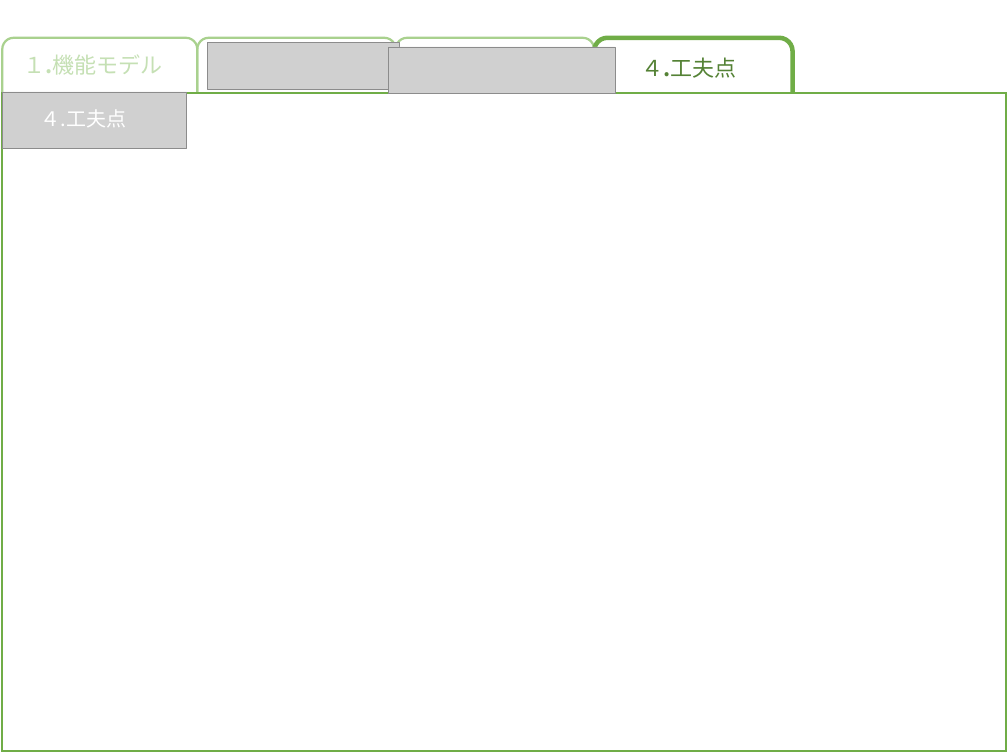
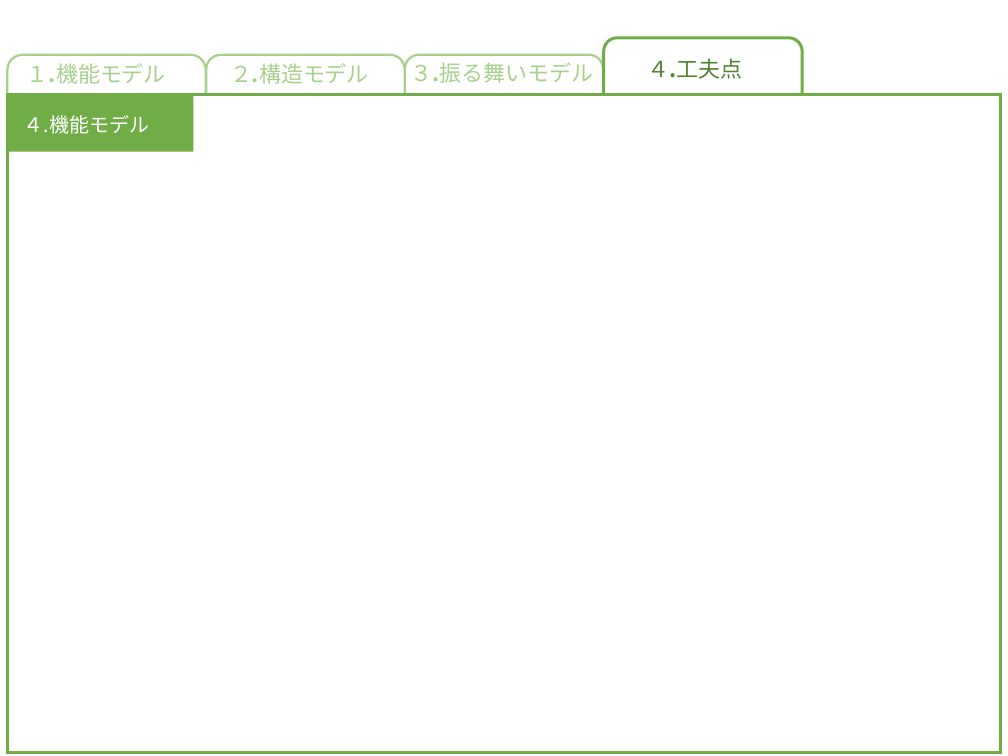
Before and after one commit to akita-lab-2019/model, a slide deck: slide 5 of model_file_template_primary.pptx. Drawn at 1008x756 pixels with LibreOffice and Linux fonts; fonts in the diff are those of the drawing; grey boxes stand for pictures. Boxes give left, top, right and bottom in pixels: in the first picture for what was removed or moved away, otherwise in the second. Text is boxed around its words. In the diff, an @@ line names an element or a change of style, - is before the commit and + after.

```diff
--- a/model_file_template_primary.pptx
+++ b/model_file_template_primary.pptx
@@ rounded rectangle resized from (x1=2, y1=37, x2=197, y2=106) to (x1=7, y1=55, x2=206, y2=145) @@
@@ text "１.機能モデル" moved from (x1=23, y1=54, x2=162, y2=75) to (x1=27, y1=63, x2=166, y2=84) @@
@@ text "１.機能モデル" at (x1=27, y1=63, x2=166, y2=84): text colour #C5E0B4 to #A9D18E @@
@@ rounded rectangle resized from (x1=197, y1=37, x2=396, y2=106) to (x1=206, y1=55, x2=405, y2=163) @@
@@ rounded rectangle at (x1=206, y1=55, x2=405, y2=163): proportions changed @@
@@ picture removed at (x1=208, y1=43, x2=400, y2=90) @@
@@ picture removed at (x1=388, y1=47, x2=615, y2=94) @@
@@ rounded rectangle resized from (x1=396, y1=37, x2=595, y2=106) to (x1=405, y1=55, x2=603, y2=140) @@
@@ rounded rectangle moved from (x1=594, y1=37, x2=793, y2=134) to (x1=604, y1=38, x2=803, y2=135) @@
@@ rounded rectangle at (x1=604, y1=38, x2=803, y2=135): outline #70AD47 4.5 pt to #70AD47 3 pt @@
@@ text "４.工夫点" moved from (x1=641, y1=57, x2=736, y2=78) to (x1=647, y1=58, x2=742, y2=79) @@
@@ text added at (x1=230, y1=63, x2=369, y2=84), 22 pt, text #A9D18E @@
+２.構造モデル
@@ text added at (x1=410, y1=62, x2=593, y2=83), 22 pt, text #A9D18E @@
+３.振る舞いモデル
@@ picture removed at (x1=2, y1=92, x2=186, y2=149) @@
@@ rectangle resized from (x1=2, y1=93, x2=1006, y2=750) to (x1=8, y1=95, x2=1000, y2=752) @@
@@ rectangle at (x1=8, y1=95, x2=1000, y2=752): outline #70AD47 2.25 pt to #70AD47 3 pt @@
@@ rectangle added at (x1=9, y1=95, x2=194, y2=152), fill #70AD47 @@
@@ text added at (x1=23, y1=115, x2=149, y2=134), 20 pt, text #FFFFFF @@
+４.機能モデル
@@ text removed at (x1=40, y1=110, x2=126, y2=127) @@
-４.工夫点
```
Also in this commit, not shown: 3 other slides changed.
